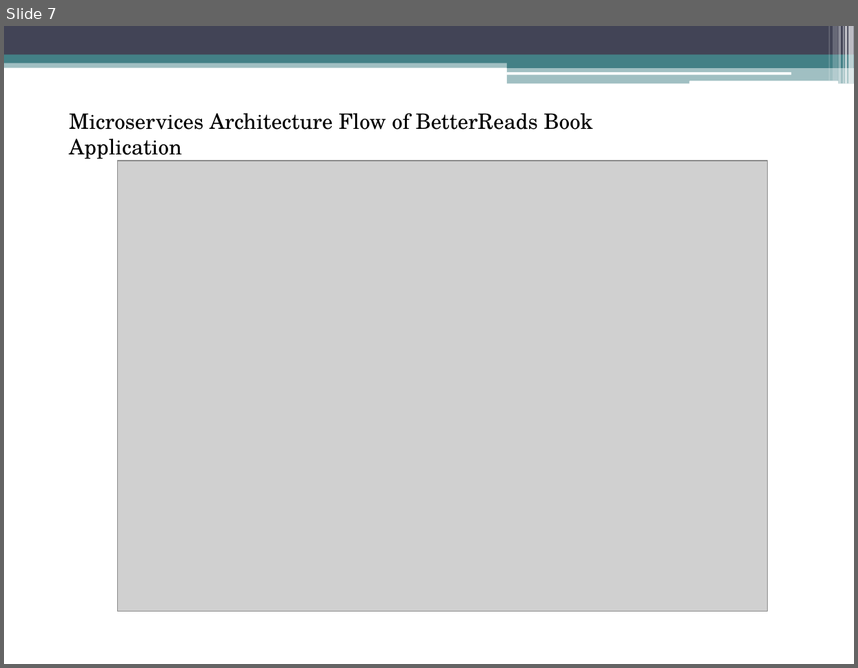
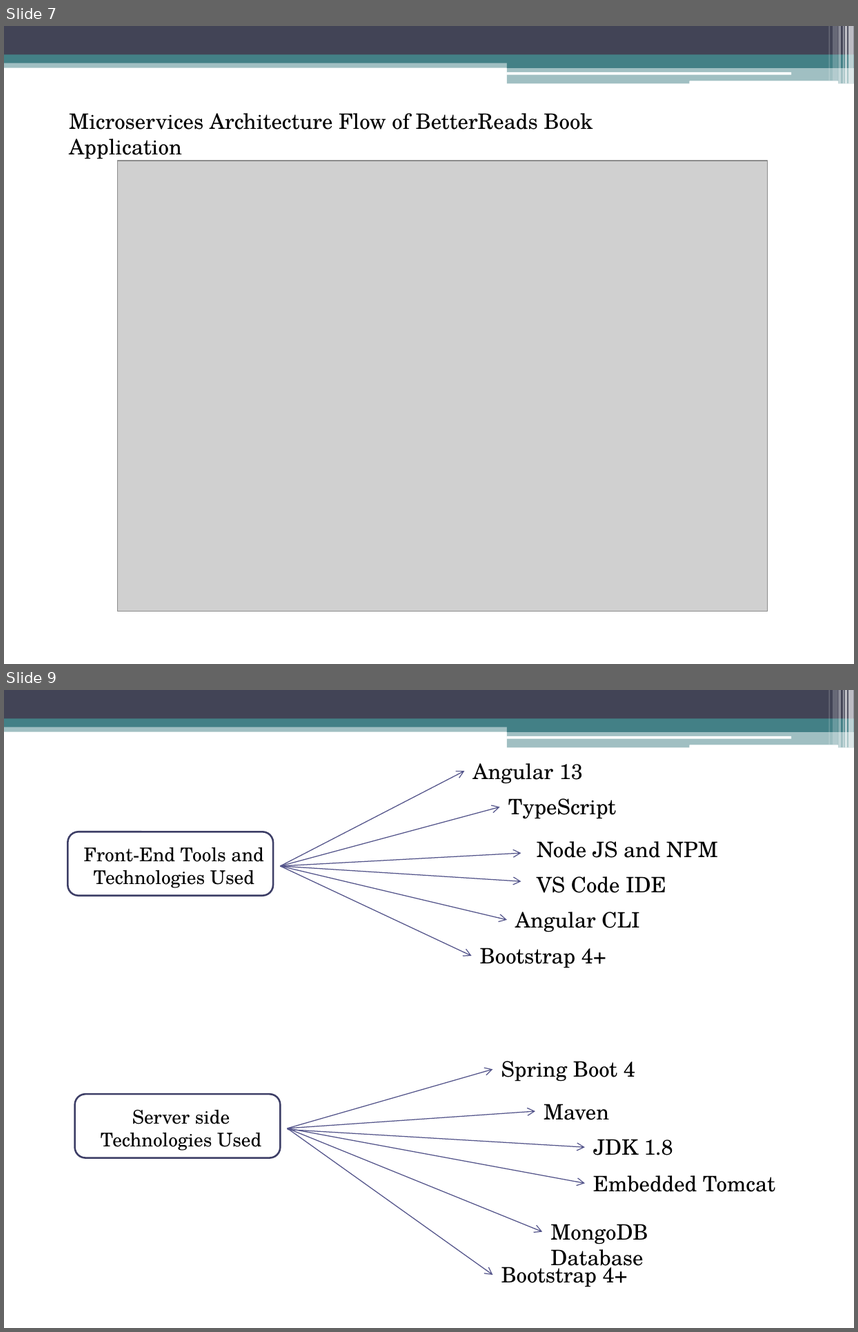
Before and after one commit to HeeramaniMadhwani/Case-Study-Book-Application, a slide deck: BetterReads-BookApp-PPT.pptx. Shown one above the other, each under a label of ours: slide 7 before the commit, slides 7 and 9 after it; the slides between them are not shown. The pictures are 858x668 and 858x1332 pixels, drawn with LibreOffice and Linux fonts; fonts in the diff are those of the drawing; grey boxes stand for pictures. Boxes give left, top, right and bottom in pixels: in the first picture for what was removed or moved away, otherwise in the second. Text is boxed around its words. In the diff, an @@ line names an element or a change of style, - is before the commit and + after.

```diff
--- a/BetterReads-BookApp-PPT.pptx
+++ b/BetterReads-BookApp-PPT.pptx
@@ slide 9 added at <box>4,690,854,1328</box>, background #FFFFFF; not listed: 13 template elements that a slide beside it also shows @@
@@ arrow added from (280, 866) to (465, 771), #53548A 0.75 pt @@
@@ text added at <box>473,763,583,784</box>, 18 pt, text #000000 @@
+Angular 13
@@ arrow added from (280, 866) to (499, 807), #53548A 0.75 pt @@
@@ text added at <box>508,798,616,819</box>, 18 pt, text #000000 @@
+TypeScript
@@ rounded rectangle added at <box>67,832,274,896</box>, outline #3D3E66 1.5 pt @@
@@ text added at <box>84,847,264,888</box>, 16 pt, text #000000 @@
+Front-End Tools and Technologies Used
@@ arrow added from (280, 866) to (521, 854), #53548A 0.75 pt @@
@@ text added at <box>537,841,718,858</box>, 18 pt, text #000000 @@
+Node JS and NPM
@@ arrow added from (280, 866) to (521, 881), #53548A 0.75 pt @@
@@ arrow added from (280, 866) to (507, 920), #53548A 0.75 pt @@
@@ arrow added from (280, 866) to (472, 955), #53548A 0.75 pt @@
@@ text added at <box>537,876,666,893</box>, 18 pt, text #000000 @@
+VS Code IDE
@@ text added at <box>515,911,639,932</box>, 18 pt, text #000000 @@
+Angular CLI
@@ text added at <box>480,947,606,968</box>, 18 pt, text #000000 @@
+Bootstrap 4+
@@ text added at <box>501,1061,635,1081</box>, 18 pt, text #000000 @@
+Spring Boot 4
@@ arrow added from (287, 1127) to (493, 1069), #53548A 0.75 pt @@
@@ rounded rectangle added at <box>74,1094,280,1158</box>, outline #3D3E66 1.5 pt @@
@@ text added at <box>544,1103,609,1120</box>, 18 pt, text #000000 @@
+Maven
@@ text added at <box>101,1110,261,1150</box>, 16 pt, text #000000 @@
+Server side Technologies Used
@@ arrow added from (287, 1127) to (535, 1111), #53548A 0.75 pt @@
@@ arrow added from (287, 1130) to (584, 1147), #53548A 0.75 pt @@
@@ arrow added from (287, 1127) to (584, 1183), #53548A 0.75 pt @@
@@ arrow added from (287, 1127) to (542, 1232), #53548A 0.75 pt @@
@@ arrow added from (287, 1127) to (493, 1275), #53548A 0.75 pt @@
@@ text added at <box>593,1138,673,1155</box>, 18 pt, text #000000 @@
+JDK 1.8
@@ text added at <box>593,1175,775,1192</box>, 18 pt, text #000000 @@
+Embedded Tomcat
@@ text added at <box>550,1223,648,1272</box>, 18 pt, text #000000 @@
+MongoDB Database
@@ text added at <box>501,1261,628,1287</box>, 18 pt, text #000000 @@
+Bootstrap 4+
```
Also in this commit, not shown: 2 slides changed, 3 other slides added.
